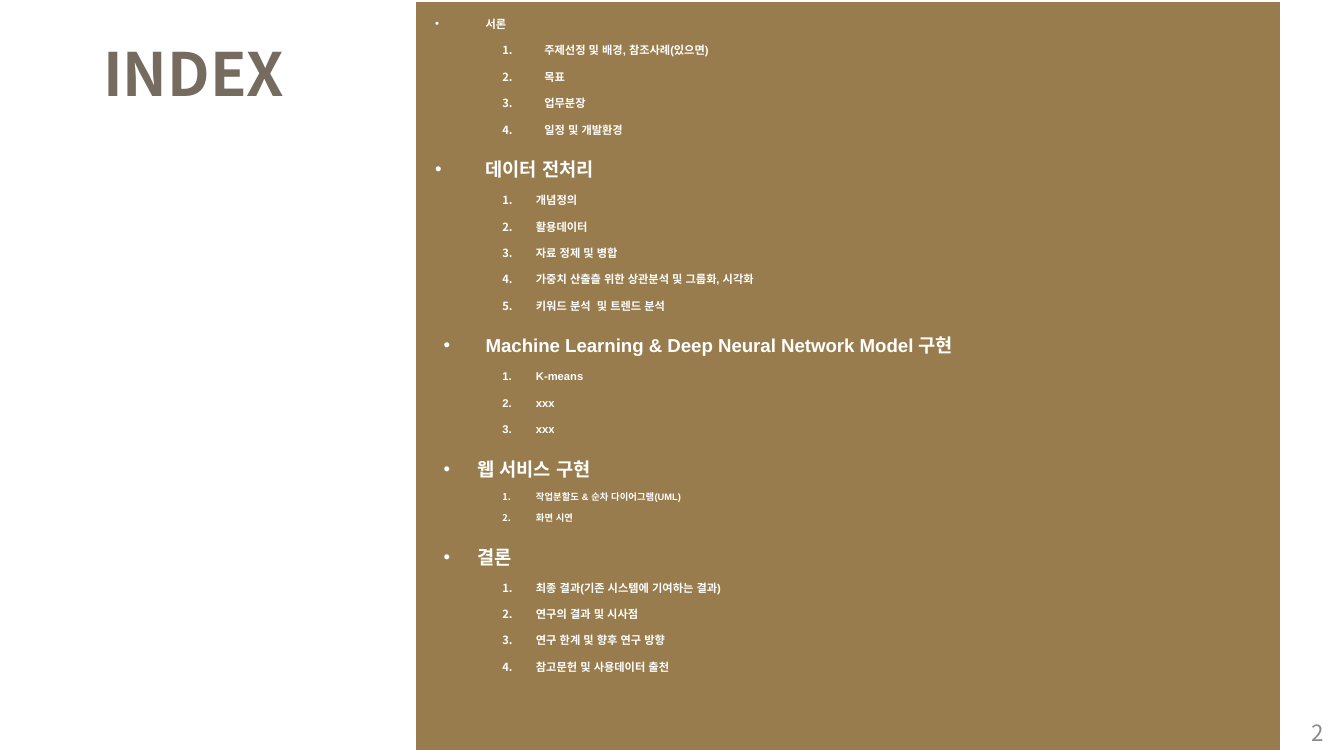
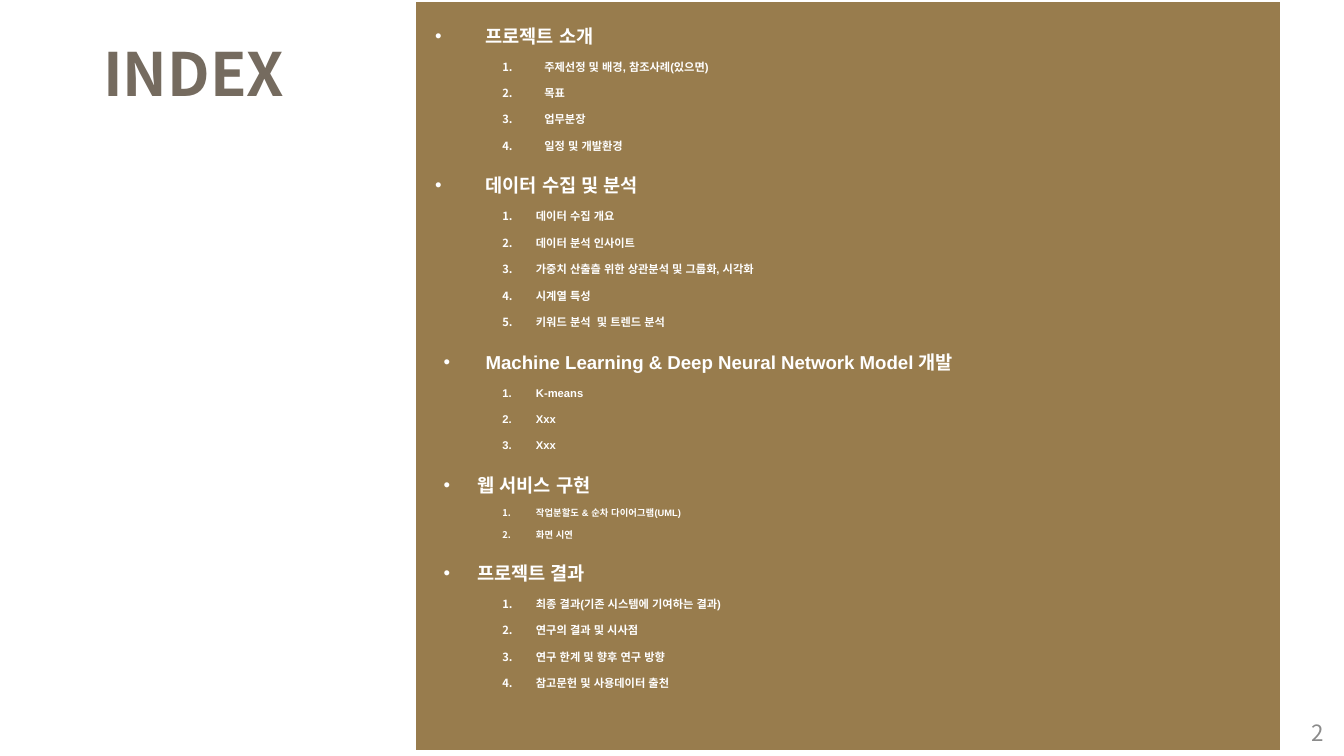
Before and after one commit to yisy0/1stProject, a slide deck: slide 2 of etc/1219_sample_v1.pptx. Drawn at 1344x756 pixels with LibreOffice and Linux fonts; fonts in the diff are those of the drawing. Boxes give left, top, right and bottom in pixels: in the first picture for what was removed or moved away, otherwise in the second. Text is boxed around its words. In the diff, an @@ line names an element or a change of style, - is before the commit and + after.

```diff
--- a/etc/1219_sample_v1.pptx
+++ b/etc/1219_sample_v1.pptx
@@ text at (x1=486, y1=27, x2=593, y2=45): text changed; size 6 to 10 pt @@
-• 서론
+• 프로젝트 소개
@@ text at (x1=486, y1=176, x2=638, y2=248): text changed @@
-• 데이터 전처리
-  1. 개념정의
-  2. 활용데이터
-  3. 자료 정제 및 병합
+• 데이터 수집 및 분석
+  1. 데이터 수집 개요
+  2. 데이터 분석 인사이트
@@ text at (x1=536, y1=290, x2=591, y2=301): paragraph added @@
+  4. 시계열 특성
@@ text at (x1=486, y1=353, x2=952, y2=373): text changed @@
-• Machine Learning & Deep Neural Network Model 구현
+• Machine Learning & Deep Neural Network Model 개발
@@ text at (x1=536, y1=415, x2=556, y2=449): text changed @@
-  2. xxx
-  3. xxx
+  2. Xxx
+  3. Xxx
@@ text at (x1=477, y1=564, x2=585, y2=582): text changed @@
-• 결론
+• 프로젝트 결과
```
Also in this commit, not shown: 11 other slides changed, 3 slides added, 1 slide removed, 25 other files.
